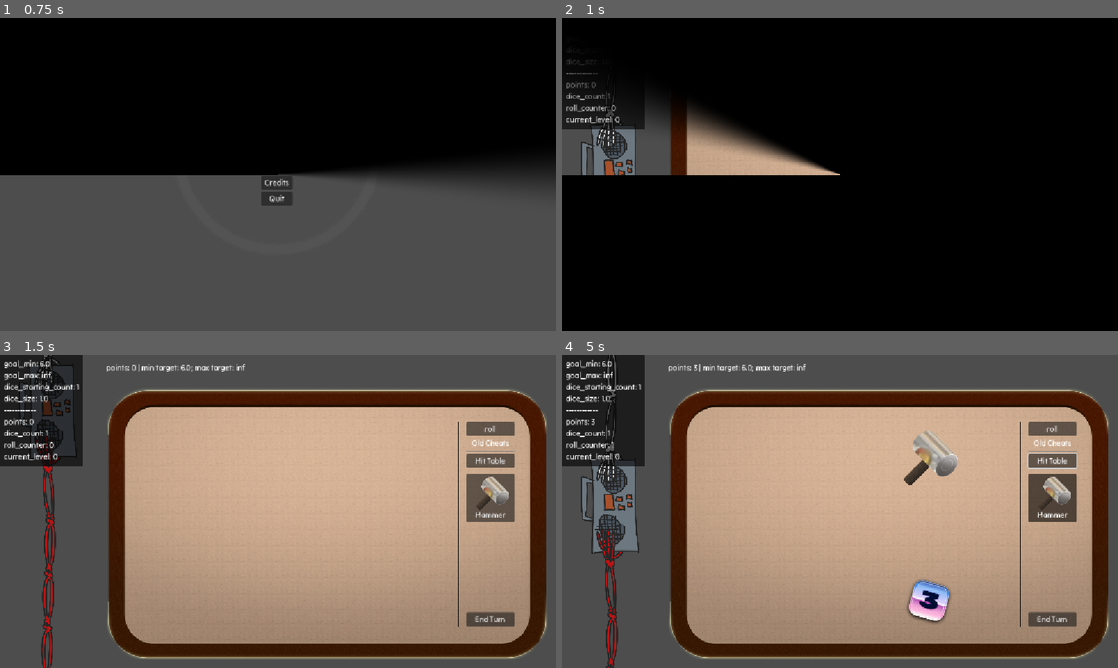
Above: before the commit, frames 1-4 (two rows, left to right).
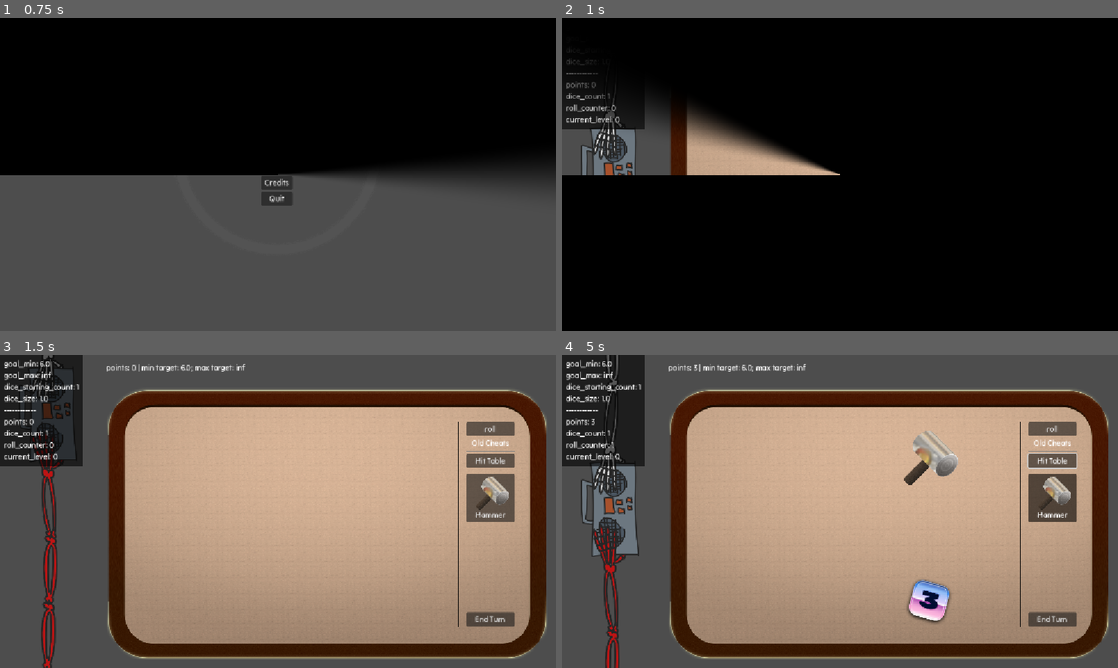
Above: after the commit, the same moments.

Repository: vhoyer/ludum_dare_60
Game: Godot game, scene res://stages/main_menu/main_menu.tscn
Two runs of this game, one before a commit and one after it. Both use one fixed random seed, a clock stepped at 60 frames per second and the inputs below.
Inputs (mouse positions are in pixels of both pictures, inside the frame that each line leads up to):
- Up to frame 1 (0.75 s): click "start! ,)" at 0.5 s
- Up to frame 2 (1 s): no input
- Up to frame 3 (1.5 s): move the mouse to (400, 495) at 1.27 s; hold Right (ui_right) from 1.28 s (still down); tap K at 1.35 s; click (400, 495) at 1.42 s
- Up to frame 4 (5 s): release Right (ui_right) at 2 s; click "Hammer" at 2 s; click "roll" at 2.75 s; move the mouse to (728, 527) at 3.52 s; hold Down (ui_down) 3.53-4.28 s; tap K at 3.6, 4.35 s; move the mouse to (895, 442) at 4.27 s; hold Right (ui_right) from 4.28 s (still down)

Frame 1 is identical in both runs. In frame 2, 0.5% of the frame differs, in the area x 3-14%, y 23-51%; in frame 3, 1.6%; in frame 4, 1.8%, in the area x 3-14%, y 0-100%.

Commit message:
✨ Add win/lose functions to tug of war

Diff:
--- a/components/game_tug_of_war/game_tug_of_war.gd
+++ b/components/game_tug_of_war/game_tug_of_war.gd
@@ -37,6 +37,11 @@
 		_jitter = value
 		_model_updated.emit()
 
+var _offset: float = 0:
+	set(value):
+		_offset = value
+		_model_updated.emit()
+
 @export
 var _jitter_range: float = 25:
 	set(value):
@@ -44,12 +49,39 @@
 		_model_updated.emit()
 
 
+@export_tool_button('win')
+var tool_win: Callable = func():
+	win()
+	pass
+
+@export_tool_button('lose')
+var tool_lose: Callable = func():
+	lose()
+	pass
+
+@export_tool_button('reset')
+var tool_reset: Callable = func():
+	reset()
+	pass
+
 
 @onready
 var fill_bar: Control = %Fill
 
 @onready
+var _content: Control = %Content
+
+@onready
 var _jitter_scheduler: Timer = %JitterScheduler
+
+
+@onready
+var player: MarginContainer = %Player
+
+
+@onready
+var enemy: MarginContainer = %Enemy
+
 
 
 func _ready() -> void:
@@ -58,10 +90,44 @@
 
 
 func _update_view() -> void:
-	fill_bar.position.y = (self.size.y - _fill_margin * 2) * _value_but_real + _fill_margin + _jitter
+	fill_bar.position.y = (self.size.y - _fill_margin * 2) * _value_but_real + _fill_margin + _jitter - _offset
 
 
 func _on_jitter_scheduler_timeout() -> void:
 	var tween = create_tween()
 	tween.set_ease(Tween.EASE_IN_OUT).set_trans(Tween.TRANS_BOUNCE)
 	tween.tween_property(self, '_jitter', randf() * _jitter_range * 2 - _jitter_range, _jitter_scheduler.wait_time)
+
+
+var _original_jitter_range: float
+var _original_fill_margin: float
+
+func _let_go(target: MarginContainer, margin: StringName) -> void:
+	_original_jitter_range = _jitter_range
+	_original_fill_margin = _fill_margin
+	_jitter_range = 0
+	_fill_margin = 0
+
+	var tween = create_tween()
+	tween.set_ease(Tween.EASE_OUT).set_trans(Tween.TRANS_QUINT)
+	tween.tween_method(func(val: int):
+		target.add_theme_constant_override(margin, val)
+		_content.set_anchors_and_offsets_preset(Control.PRESET_CENTER)
+		pass, 0, 600, 0.4)
+
+
+func win() -> void:
+	_let_go(enemy, 'margin_bottom')
+
+func lose() -> void:
+	_let_go(player, 'margin_top')
+
+func reset() -> void:
+	enemy.add_theme_constant_override('margin_top', 0)
+	enemy.add_theme_constant_override('margin_bottom', 0)
+	player.add_theme_constant_override('margin_top', 0)
+	player.add_theme_constant_override('margin_bottom', 0)
+	_jitter_range = _original_jitter_range
+	_fill_margin = _original_fill_margin
+	_offset = 0
+	_content.set_anchors_and_offsets_preset(Control.PRESET_CENTER)
--- a/components/game_tug_of_war/game_tug_of_war.tscn
+++ b/components/game_tug_of_war/game_tug_of_war.tscn
@@ -30,49 +30,63 @@
 grow_horizontal = 2
 grow_vertical = 2
 
-[node name="VBoxContainer" type="VBoxContainer" parent="Fill" unique_id=1405466274]
+[node name="Marker2D" type="Marker2D" parent="Fill" unique_id=1165304257]
+gizmo_extents = 162.5
+
+[node name="Content" type="VBoxContainer" parent="Fill" unique_id=1405466274]
+unique_name_in_owner = true
 custom_minimum_size = Vector2(500, 0)
 layout_mode = 1
+anchors_preset = 8
+anchor_left = 0.5
+anchor_top = 0.5
+anchor_right = 0.5
+anchor_bottom = 0.5
 offset_left = -100.0
-offset_top = -560.0
-offset_right = 400.0
-offset_bottom = 2240.0
-scale = Vector2(0.4, 0.4)
-theme_override_constants/separation = -140
+offset_top = -667.0
+offset_right = 100.0
+offset_bottom = 667.0
+grow_horizontal = 2
+grow_vertical = 2
+theme_override_constants/separation = -70
 
-[node name="Enemy" type="MarginContainer" parent="Fill/VBoxContainer" unique_id=1556819735]
+[node name="Enemy" type="MarginContainer" parent="Fill/Content" unique_id=1556819735]
+unique_name_in_owner = true
 layout_mode = 2
+theme_override_constants/margin_top = 0
+theme_override_constants/margin_bottom = 0
 
-[node name="EnemyOver" type="TextureRect" parent="Fill/VBoxContainer/Enemy" unique_id=840526815]
+[node name="EnemyOver" type="TextureRect" parent="Fill/Content/Enemy" unique_id=840526815]
 z_index = 10
 layout_mode = 2
 size_flags_horizontal = 4
 texture = ExtResource("1_2hdvj")
 
-[node name="EnemyUnder" type="TextureRect" parent="Fill/VBoxContainer/Enemy" unique_id=518922774]
+[node name="EnemyUnder" type="TextureRect" parent="Fill/Content/Enemy" unique_id=518922774]
 z_index = -10
 layout_mode = 2
 size_flags_horizontal = 4
 texture = ExtResource("2_4rdbg")
 
-[node name="Item" type="TextureRect" parent="Fill/VBoxContainer" unique_id=1575409061]
+[node name="Item" type="TextureRect" parent="Fill/Content" unique_id=1575409061]
 unique_name_in_owner = true
-custom_minimum_size = Vector2(500, 500)
 layout_mode = 2
 texture = ExtResource("3_nohnp")
-expand_mode = 1
 stretch_mode = 5
 
-[node name="Player" type="MarginContainer" parent="Fill/VBoxContainer" unique_id=66538258]
+[node name="Player" type="MarginContainer" parent="Fill/Content" unique_id=66538258]
+unique_name_in_owner = true
 layout_mode = 2
+theme_override_constants/margin_top = 0
+theme_override_constants/margin_bottom = 0
 
-[node name="PlayerOver" type="TextureRect" parent="Fill/VBoxContainer/Player" unique_id=313077783]
+[node name="PlayerOver" type="TextureRect" parent="Fill/Content/Player" unique_id=313077783]
 z_index = 10
 layout_mode = 2
 size_flags_horizontal = 4
 texture = ExtResource("4_8235j")
 
-[node name="PlayerUnder" type="TextureRect" parent="Fill/VBoxContainer/Player" unique_id=1427720392]
+[node name="PlayerUnder" type="TextureRect" parent="Fill/Content/Player" unique_id=1427720392]
 z_index = -10
 layout_mode = 2
 size_flags_horizontal = 4
Binary file changed: assets/alien/skelly_hand_over.png
Binary file changed: assets/alien/skelly_hand_under.png
Binary file changed: assets/items/boombox.png
Binary file changed: assets/player/hooman_hand_over.png
Binary file changed: assets/player/hooman_hand_under.png
